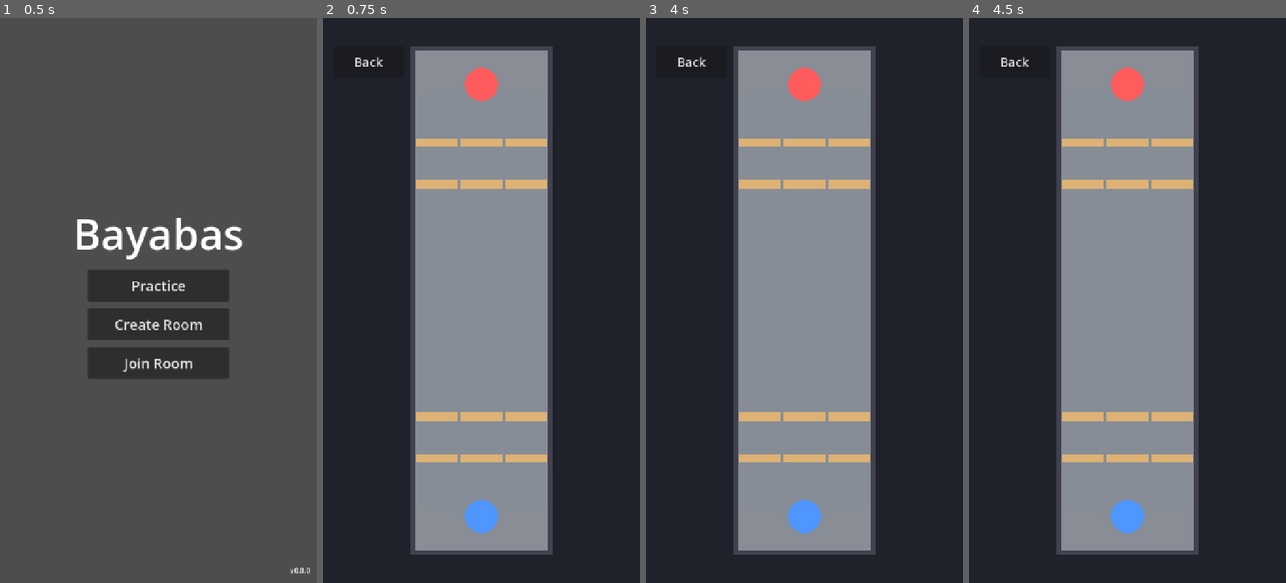
Above: before the commit, frames 1-4 (left to right).
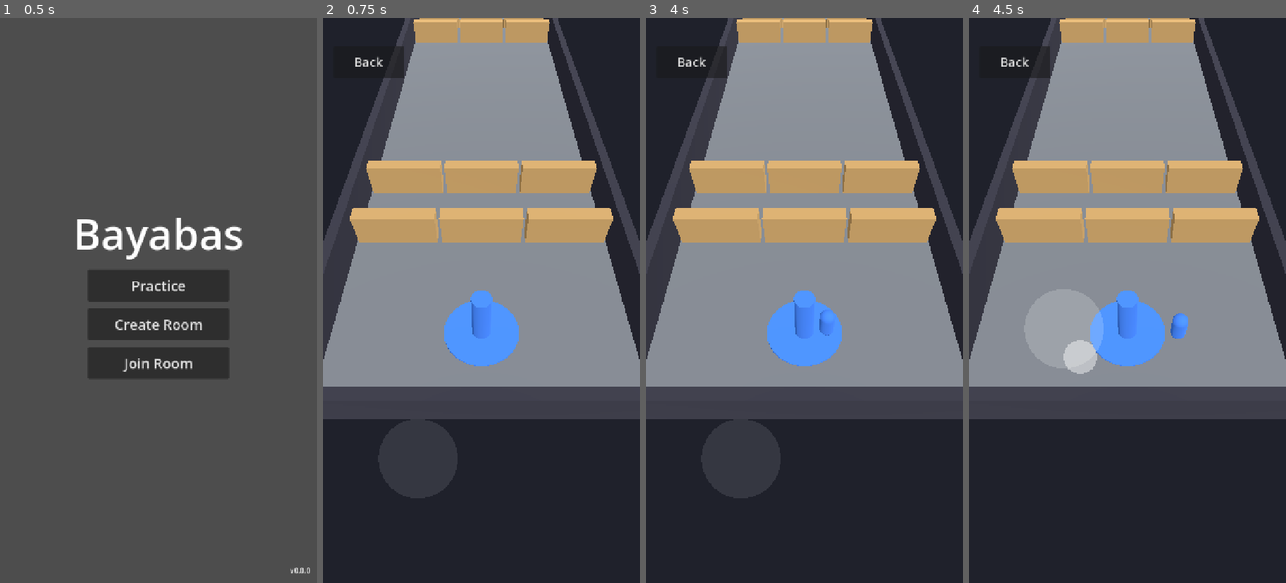
Above: after the commit, the same moments.

Repository: earl-gh/bayabas
Game: Godot game, scene res://scenes/ui/title_screen.tscn
The game is run twice, just before and just after one commit, with the same random seed, the same clock (stepped at 60 frames per second) and the same inputs.
Inputs (mouse positions are in pixels of both pictures, inside the frame that each line leads up to):
- Up to frame 1 (0.5 s): no input
- Up to frame 2 (0.75 s): click "Practice" at 0.5 s
- Up to frame 3 (4 s): click "Back" at 1.25 s; click "Create Room" at 2 s; click "Join Room" at 2.75 s; move the mouse to (874, 272) at 3.52 s; hold D from 3.53 s (still down); hold Shift from 3.53 s (still down); click (874, 272) at 3.67 s
- Up to frame 4 (4.5 s): release D at 4.25 s; release Shift at 4.25 s; drag from (1064, 328) to (1111, 413) at 4.27 s

Frame 1 is identical in both runs. In frame 2, 49% of the frame differs, in the area x 0-100%, y 0-95%; in frame 3, 49%; in frame 4, 50%.

Commit message:
feat(practice): offline practice scene with follow camera, on-screen joystick and WASD
Co-Authored-By: Claude Sonnet 5.5 <noreply@anthropic.com>
Claude-Session: https://claude.ai/code/session_01Vpde5vHZTWw1h4wGUTJzwu

Diff:
--- /dev/null
+++ b/data/rules/camera_rules.tres
@@ -0,0 +1,10 @@
+[gd_resource type="Resource" script_class="CameraRules" load_steps=2 format=3]
+
+[ext_resource type="Script" path="res://scripts/view/camera_rules.gd" id="1_camera"]
+
+[resource]
+script = ExtResource("1_camera")
+pitch_degrees = 55.0
+hfov_degrees = 50.0
+lane_margin = 2.0
+end_clamp = 6.0
--- /dev/null
+++ b/scenes/match/practice.tscn
@@ -0,0 +1,39 @@
+[gd_scene load_steps=8 format=3]
+
+[ext_resource type="Script" path="res://scripts/view/practice_match.gd" id="1_practice"]
+[ext_resource type="PackedScene" path="res://scenes/map/greybox_map.tscn" id="2_map"]
+[ext_resource type="Resource" path="res://data/rules/game_rules.tres" id="3_rules"]
+[ext_resource type="Resource" path="res://data/rules/map_layout.tres" id="4_layout"]
+[ext_resource type="Resource" path="res://data/rules/camera_rules.tres" id="5_camera_rules"]
+[ext_resource type="Script" path="res://scripts/view/follow_camera.gd" id="6_follow"]
+[ext_resource type="Script" path="res://scripts/ui/virtual_joystick.gd" id="7_stick"]
+
+[node name="Practice" type="Node3D"]
+script = ExtResource("1_practice")
+rules = ExtResource("3_rules")
+layout = ExtResource("4_layout")
+
+[node name="Map" parent="." instance=ExtResource("2_map")]
+show_overview_camera = false
+
+[node name="Actors" type="Node3D" parent="."]
+unique_name_in_owner = true
+
+[node name="FollowCamera" type="Camera3D" parent="."]
+unique_name_in_owner = true
+current = true
+script = ExtResource("6_follow")
+rules = ExtResource("5_camera_rules")
+layout = ExtResource("4_layout")
+
+[node name="Controls" type="CanvasLayer" parent="."]
+
+[node name="Joystick" type="Control" parent="Controls"]
+unique_name_in_owner = true
+layout_mode = 3
+anchors_preset = -1
+anchor_top = 0.45
+anchor_right = 0.6
+anchor_bottom = 1.0
+mouse_filter = 2
+script = ExtResource("7_stick")
--- /dev/null
+++ b/scripts/input/local_input.gd
@@ -0,0 +1,28 @@
+class_name LocalInput
+extends RefCounted
+## Turns local devices (keyboard, on-screen stick) into movement for PlayerInput.
+
+
+## WASD / arrow keys. Up is -1 on Y (screen up = toward the enemy base).
+static func keyboard_vector() -> Vector2:
+	var x: float = 0.0
+	var y: float = 0.0
+	if Input.is_physical_key_pressed(KEY_A) or Input.is_physical_key_pressed(KEY_LEFT):
+		x -= 1.0
+	if Input.is_physical_key_pressed(KEY_D) or Input.is_physical_key_pressed(KEY_RIGHT):
+		x += 1.0
+	if Input.is_physical_key_pressed(KEY_W) or Input.is_physical_key_pressed(KEY_UP):
+		y -= 1.0
+	if Input.is_physical_key_pressed(KEY_S) or Input.is_physical_key_pressed(KEY_DOWN):
+		y += 1.0
+	return Vector2(x, y).limit_length(1.0)
+
+
+static func combine(a: Vector2, b: Vector2) -> Vector2:
+	return (a + b).limit_length(1.0)
+
+
+## Screen-relative stick to world movement. The other team's camera is rotated
+## 180 degrees, so their stick is rotated back.
+static func to_world(stick: Vector2, flip: bool) -> Vector2:
+	return -stick if flip else stick
--- a/scripts/ui/title_screen.gd
+++ b/scripts/ui/title_screen.gd
@@ -1,6 +1,6 @@
 class_name TitleScreen
 extends Control
-## Title screen. Practice opens the greybox map for now; room buttons are stubs.
+## Title screen. Practice opens the offline practice match; room buttons are stubs.
 
 @onready var _version_label: Label = %VersionLabel
 @onready var _status_label: Label = %StatusLabel
@@ -17,7 +17,7 @@
 
 
 func _on_practice_pressed() -> void:
-	get_tree().change_scene_to_file("res://scenes/map/greybox_map.tscn")
+	get_tree().change_scene_to_file("res://scenes/match/practice.tscn")
 
 
 func _on_stub_pressed(label: String) -> void:
--- /dev/null
+++ b/scripts/ui/virtual_joystick.gd
@@ -0,0 +1,94 @@
+class_name VirtualJoystick
+extends Control
+## Floating on-screen joystick. Put it over the area it should listen in; the
+## stick appears where the finger lands. Handles real touches (multi-touch safe)
+## and the real mouse; ignores mouse events emulated from touch.
+
+signal changed(value: Vector2)
+
+const MAX_RADIUS: float = 90.0
+const DEADZONE: float = 0.1
+const THUMB_RADIUS: float = 38.0
+const NO_POINTER: int = -1
+const MOUSE_POINTER: int = -2
+const BASE_COLOR: Color = Color(1.0, 1.0, 1.0, 0.18)
+const THUMB_COLOR: Color = Color(1.0, 1.0, 1.0, 0.45)
+const HINT_COLOR: Color = Color(1.0, 1.0, 1.0, 0.1)
+
+var value: Vector2 = Vector2.ZERO
+
+var _pointer: int = NO_POINTER
+var _origin: Vector2 = Vector2.ZERO
+var _thumb: Vector2 = Vector2.ZERO
+
+
+## Offset from the stick origin to a normalized stick vector (length <= 1, with deadzone).
+static func stick_from_offset(offset: Vector2, radius: float, deadzone: float) -> Vector2:
+	var stick: Vector2 = (offset / radius).limit_length(1.0)
+	if stick.length() < deadzone:
+		return Vector2.ZERO
+	return stick
+
+
+func _input(event: InputEvent) -> void:
+	if event is InputEventScreenTouch:
+		var touch: InputEventScreenTouch = event as InputEventScreenTouch
+		if touch.pressed:
+			if _pointer == NO_POINTER and _in_zone(touch.position):
+				_begin(touch.index, touch.position)
+		elif touch.index == _pointer:
+			_end()
+	elif event is InputEventScreenDrag:
+		var drag: InputEventScreenDrag = event as InputEventScreenDrag
+		if drag.index == _pointer:
+			_update(drag.position)
+	elif event is InputEventMouseButton:
+		var click: InputEventMouseButton = event as InputEventMouseButton
+		if click.device == InputEvent.DEVICE_ID_EMULATION or click.button_index != MOUSE_BUTTON_LEFT:
+			return
+		if click.pressed:
+			if _pointer == NO_POINTER and _in_zone(click.position):
+				_begin(MOUSE_POINTER, click.position)
+		elif _pointer == MOUSE_POINTER:
+			_end()
+	elif event is InputEventMouseMotion:
+		var motion: InputEventMouseMotion = event as InputEventMouseMotion
+		if motion.device != InputEvent.DEVICE_ID_EMULATION and _pointer == MOUSE_POINTER:
+			_update(motion.position)
+
+
+func _draw() -> void:
+	if _pointer == NO_POINTER:
+		draw_circle(Vector2(size.x / 2.0, size.y * 0.6), MAX_RADIUS, HINT_COLOR)
+		return
+	draw_circle(_origin, MAX_RADIUS, BASE_COLOR)
+	draw_circle(_thumb, THUMB_RADIUS, THUMB_COLOR)
+
+
+func _to_local(viewport_position: Vector2) -> Vector2:
+	return get_global_transform_with_canvas().affine_inverse() * viewport_position
+
+
+func _in_zone(viewport_position: Vector2) -> bool:
+	return Rect2(Vector2.ZERO, size).has_point(_to_local(viewport_position))
+
+
+func _begin(pointer: int, viewport_position: Vector2) -> void:
+	_pointer = pointer
+	_origin = _to_local(viewport_position)
+	_update(viewport_position)
+
+
+func _update(viewport_position: Vector2) -> void:
+	var offset: Vector2 = _to_local(viewport_position) - _origin
+	value = stick_from_offset(offset, MAX_RADIUS, DEADZONE)
+	_thumb = _origin + offset.limit_length(MAX_RADIUS)
+	changed.emit(value)
+	queue_redraw()
+
+
+func _end() -> void:
+	_pointer = NO_POINTER
+	value = Vector2.ZERO
+	changed.emit(value)
+	queue_redraw()
--- /dev/null
+++ b/scripts/view/camera_rules.gd
@@ -0,0 +1,39 @@
+class_name CameraRules
+extends Resource
+## Follow-camera framing for the portrait game. Pure math on top of data from
+## data/rules/camera_rules.tres.
+##
+## The camera looks down the lane at `pitch_degrees`. FOV is horizontal
+## (keep-width) so the full lane width always fits the portrait screen.
+
+@export var pitch_degrees: float = 0.0
+@export var hfov_degrees: float = 0.0
+## Extra visible width (m) beyond the lane so the side walls are not clipped.
+@export var lane_margin: float = 0.0
+## Camera target stops this far from each lane end (m), so the view never runs off the map.
+@export var end_clamp: float = 0.0
+
+
+## Distance from the target so the lane (plus margin) exactly fills the screen width.
+func distance(lane_width: float) -> float:
+	return (lane_width + lane_margin) / 2.0 / tan(deg_to_rad(hfov_degrees / 2.0))
+
+
+## Camera position relative to the target. Own side (+Z, no flip) looks toward -Z,
+## so the camera sits behind on the +Z side; the other team is mirrored.
+func camera_offset(camera_distance: float, flip: bool) -> Vector3:
+	var pitch: float = deg_to_rad(pitch_degrees)
+	var back: float = camera_distance * cos(pitch)
+	if flip:
+		back = -back
+	return Vector3(0.0, camera_distance * sin(pitch), back)
+
+
+func yaw_degrees(flip: bool) -> float:
+	return 180.0 if flip else 0.0
+
+
+## The lane is centered on screen: only the Z position is followed, clamped near the ends.
+func clamp_target(world_pos: Vector2, layout: MapLayout) -> Vector2:
+	var limit: float = layout.lane_length / 2.0 - end_clamp
+	return Vector2(0.0, clampf(world_pos.y, -limit, limit))
--- /dev/null
+++ b/scripts/view/follow_camera.gd
@@ -0,0 +1,21 @@
+class_name FollowCamera
+extends Camera3D
+## Team-relative follow camera for the portrait lane. Own base is always at the
+## bottom of the screen; the other team's view is rotated 180 degrees.
+
+@export var rules: CameraRules
+@export var layout: MapLayout
+
+
+func _ready() -> void:
+	projection = Camera3D.PROJECTION_PERSPECTIVE
+	keep_aspect = Camera3D.KEEP_WIDTH
+	fov = rules.hfov_degrees
+	environment = GreyboxMap.make_environment()
+
+
+func follow(world_pos: Vector2, flip: bool) -> void:
+	var target: Vector2 = rules.clamp_target(world_pos, layout)
+	var camera_distance: float = rules.distance(layout.lane_width)
+	position = Vector3(target.x, 0.0, target.y) + rules.camera_offset(camera_distance, flip)
+	rotation_degrees = Vector3(-rules.pitch_degrees, rules.yaw_degrees(flip), 0.0)
--- a/scripts/view/greybox_map.gd
+++ b/scripts/view/greybox_map.gd
@@ -18,6 +18,8 @@
 const GROUND_HEIGHT: float = 0.1
 
 @export var layout: MapLayout
+## Off when a match scene supplies its own (follow) camera.
+@export var show_overview_camera: bool = true
 
 @onready var _geometry: Node3D = %Geometry
 @onready var _camera: Camera3D = %Camera
@@ -27,7 +29,8 @@
 
 func _ready() -> void:
 	_build_map()
-	_setup_camera()
+	if show_overview_camera:
+		_setup_camera()
 	_sun.rotation_degrees = Vector3(-60.0, 30.0, 0.0)
 	_back_button.pressed.connect(_on_back_pressed)
 
@@ -52,13 +55,18 @@
 	_camera.size = layout.overview_size
 	_camera.rotation_degrees = Vector3(-90.0, 0.0, 0.0)
 	_camera.position = Vector3(0.0, layout.overview_height, 0.0)
+	_camera.environment = make_environment()
+
+
+## Shared flat background + ambient light for every camera that views the map.
+static func make_environment() -> Environment:
 	var env: Environment = Environment.new()
 	env.background_mode = Environment.BG_COLOR
 	env.background_color = BACKGROUND_COLOR
 	env.ambient_light_source = Environment.AMBIENT_SOURCE_COLOR
 	env.ambient_light_color = Color.WHITE
 	env.ambient_light_energy = 0.5
-	_camera.environment = env
+	return env
 
 
 func _add_rect(rect: Rect2, height: float, color: Color) -> void:
--- /dev/null
+++ b/scripts/view/practice_match.gd
@@ -0,0 +1,79 @@
+class_name PracticeMatch
+extends Node3D
+## Offline practice match: runs a local MatchSim, draws it, and feeds it input.
+## Reads sim state only; all rules live in scripts/sim/.
+
+const LOCAL_ID: int = 1
+const LOCAL_TEAM: int = 0
+const MAX_STEPS_PER_FRAME: int = 8
+const PLAYER_HEIGHT: float = 1.8
+
+@export var rules: GameRules
+@export var layout: MapLayout
+
+var sim: MatchSim
+
+var _accumulator: float = 0.0
+var _stick: Vector2 = Vector2.ZERO
+var _player_view: MeshInstance3D
+
+@onready var _camera: FollowCamera = %FollowCamera
+@onready var _joystick: VirtualJoystick = %Joystick
+@onready var _actors: Node3D = %Actors
+
+
+func _ready() -> void:
+	sim = MatchSim.new(rules, layout, Time.get_ticks_usec())
+	sim.add_player(LOCAL_ID, LOCAL_TEAM)
+	_player_view = _make_player_view()
+	_actors.add_child(_player_view)
+	_joystick.changed.connect(set_stick)
+	_sync_views()
+
+
+func _process(delta: float) -> void:
+	advance(delta)
+
+
+func set_stick(value: Vector2) -> void:
+	_stick = value
+
+
+## Runs as many fixed sim ticks as `delta` allows, then updates the visuals.
+func advance(delta: float) -> void:
+	_accumulator += delta
+	var dt: float = rules.tick_dt()
+	var steps: int = 0
+	while _accumulator >= dt and steps < MAX_STEPS_PER_FRAME:
+		_step_once(dt)
+		_accumulator -= dt
+		steps += 1
+	if steps == MAX_STEPS_PER_FRAME:
+		_accumulator = 0.0
+	_sync_views()
+
+
+func _step_once(dt: float) -> void:
+	var flip: bool = sim.players[LOCAL_ID].team != 0
+	var stick: Vector2 = LocalInput.combine(_stick, LocalInput.keyboard_vector())
+	var world_move: Vector2 = LocalInput.to_world(stick, flip)
+	sim.set_input(LOCAL_ID, PlayerInput.create(world_move, Vector2.ZERO, 0, sim.tick))
+	sim.step(dt)
+
+
+func _sync_views() -> void:
+	var player: PlayerState = sim.players[LOCAL_ID]
+	_player_view.position = Vector3(player.position.x, PLAYER_HEIGHT / 2.0, player.position.y)
+	_camera.follow(player.position, player.team != 0)
+
+
+func _make_player_view() -> MeshInstance3D:
+	var mesh: CapsuleMesh = CapsuleMesh.new()
+	mesh.radius = rules.player_radius
+	mesh.height = PLAYER_HEIGHT
+	var material: StandardMaterial3D = StandardMaterial3D.new()
+	material.albedo_color = GreyboxMap.OWN_COLOR
+	mesh.material = material
+	var view: MeshInstance3D = MeshInstance3D.new()
+	view.mesh = mesh
+	return view
--- /dev/null
+++ b/tests/unit/test_camera_rules.gd
@@ -0,0 +1,44 @@
+extends GutTest
+
+const CAMERA: CameraRules = preload("res://data/rules/camera_rules.tres")
+const LAYOUT: MapLayout = preload("res://data/rules/map_layout.tres")
+
+
+func test_camera_numbers_come_from_data() -> void:
+	assert_eq(CAMERA.pitch_degrees, 55.0)
+	assert_eq(CAMERA.hfov_degrees, 50.0)
+	assert_eq(CAMERA.lane_margin, 2.0)
+	assert_eq(CAMERA.end_clamp, 6.0)
+
+
+func test_distance_fits_lane_plus_margin_to_screen_width() -> void:
+	var distance: float = CAMERA.distance(LAYOUT.lane_width)
+	# visible width at the target = 2 * d * tan(hfov / 2) = lane + margin
+	var visible_width: float = 2.0 * distance * tan(deg_to_rad(CAMERA.hfov_degrees / 2.0))
+	assert_almost_eq(visible_width, LAYOUT.lane_width + CAMERA.lane_margin, 0.001)
+	assert_almost_eq(distance, 19.3, 0.05)
+
+
+func test_offset_sits_behind_and_above_the_target() -> void:
+	var offset: Vector3 = CAMERA.camera_offset(20.0, false)
+	assert_almost_eq(offset.y, 20.0 * sin(deg_to_rad(55.0)), 0.001)
+	assert_almost_eq(offset.z, 20.0 * cos(deg_to_rad(55.0)), 0.001)
+	assert_gt(offset.y, 0.0)
+	assert_gt(offset.z, 0.0, "own side: camera behind on +Z, looking toward -Z")
+	assert_eq(offset.x, 0.0)
+
+
+func test_other_team_view_is_mirrored() -> void:
+	var own: Vector3 = CAMERA.camera_offset(20.0, false)
+	var other: Vector3 = CAMERA.camera_offset(20.0, true)
+	assert_almost_eq(other.z, -own.z, 0.0001)
+	assert_almost_eq(other.y, own.y, 0.0001)
+	assert_eq(CAMERA.yaw_degrees(false), 0.0)
+	assert_eq(CAMERA.yaw_degrees(true), 180.0)
+
+
+func test_target_is_centered_and_clamped_near_the_ends() -> void:
+	var limit: float = LAYOUT.lane_length / 2.0 - CAMERA.end_clamp
+	assert_eq(CAMERA.clamp_target(Vector2(5.0, 10.0), LAYOUT), Vector2(0.0, 10.0))
+	assert_eq(CAMERA.clamp_target(Vector2(0.0, 29.0), LAYOUT), Vector2(0.0, limit))
+	assert_eq(CAMERA.clamp_target(Vector2(0.0, -29.0), LAYOUT), Vector2(0.0, -limit))
--- /dev/null
+++ b/tests/unit/test_local_input.gd
@@ -0,0 +1,26 @@
+extends GutTest
+
+
+func test_combine_caps_length_at_one() -> void:
+	assert_eq(LocalInput.combine(Vector2(1.0, 0.0), Vector2(1.0, 0.0)), Vector2(1.0, 0.0))
+	assert_almost_eq(LocalInput.combine(Vector2(1.0, 0.0), Vector2(0.0, -1.0)).length(), 1.0, 0.0001)
+	assert_eq(LocalInput.combine(Vector2(0.2, 0.0), Vector2.ZERO), Vector2(0.2, 0.0))
+
+
+func test_other_team_stick_is_rotated_back() -> void:
+	assert_eq(LocalInput.to_world(Vector2(0.5, -1.0), false), Vector2(0.5, -1.0))
+	assert_eq(LocalInput.to_world(Vector2(0.5, -1.0), true), Vector2(-0.5, 1.0))
+
+
+func test_keyboard_vector_is_zero_without_keys() -> void:
+	assert_eq(LocalInput.keyboard_vector(), Vector2.ZERO)
+
+
+func test_stick_from_offset_scales_and_caps() -> void:
+	assert_eq(VirtualJoystick.stick_from_offset(Vector2(45.0, 0.0), 90.0, 0.1), Vector2(0.5, 0.0))
+	assert_eq(VirtualJoystick.stick_from_offset(Vector2(0.0, -300.0), 90.0, 0.1), Vector2(0.0, -1.0))
+
+
+func test_stick_deadzone() -> void:
+	assert_eq(VirtualJoystick.stick_from_offset(Vector2(5.0, 0.0), 90.0, 0.1), Vector2.ZERO)
+	assert_eq(VirtualJoystick.stick_from_offset(Vector2.ZERO, 90.0, 0.1), Vector2.ZERO)
--- /dev/null
+++ b/tests/unit/test_practice_match.gd
@@ -0,0 +1,56 @@
+extends GutTest
+
+const PRACTICE_SCENE: PackedScene = preload("res://scenes/match/practice.tscn")
+const CAMERA: CameraRules = preload("res://data/rules/camera_rules.tres")
+const LAYOUT: MapLayout = preload("res://data/rules/map_layout.tres")
+const DT: float = 1.0 / 30.0
+
+
+func _practice() -> PracticeMatch:
+	var practice: PracticeMatch = autofree(PRACTICE_SCENE.instantiate()) as PracticeMatch
+	add_child(practice)
+	return practice
+
+
+func test_local_player_starts_at_own_base_seen_from_behind() -> void:
+	var practice: PracticeMatch = _practice()
+	var player: PlayerState = practice.sim.players[PracticeMatch.LOCAL_ID]
+	assert_eq(player.position, LAYOUT.base_center(MapLayout.SIDE_OWN))
+	var camera: Camera3D = practice.get_node("%FollowCamera") as Camera3D
+	assert_gt(camera.position.z, player.position.y - 0.001, "camera is behind the player (+Z side)")
+	assert_eq(camera.rotation_degrees.y, 0.0)
+
+
+func test_stick_moves_the_player_and_the_camera_follows() -> void:
+	var practice: PracticeMatch = _practice()
+	var start_z: float = practice.sim.players[PracticeMatch.LOCAL_ID].position.y
+	practice.set_stick(Vector2(0.0, -1.0))
+	for i: int in 30:
+		practice.advance(DT)
+	var player: PlayerState = practice.sim.players[PracticeMatch.LOCAL_ID]
+	assert_almost_eq(player.position.y, start_z - 5.0, 0.05)
+	var capsule: Node3D = practice.get_node("%Actors").get_child(0) as Node3D
+	assert_almost_eq(capsule.position.x, player.position.x, 0.0001)
+	assert_almost_eq(capsule.position.z, player.position.y, 0.0001)
+	var camera: Camera3D = practice.get_node("%FollowCamera") as Camera3D
+	var target: Vector2 = CAMERA.clamp_target(player.position, LAYOUT)
+	var offset: Vector3 = CAMERA.camera_offset(CAMERA.distance(LAYOUT.lane_width), false)
+	assert_almost_eq(camera.position.z, target.y + offset.z, 0.01)
+	assert_almost_eq(camera.position.y, offset.y, 0.01)
+
+
+func test_releasing_the_stick_stops_the_player() -> void:
+	var practice: PracticeMatch = _practice()
+	practice.set_stick(Vector2(0.0, -1.0))
+	practice.advance(DT)
+	practice.set_stick(Vector2.ZERO)
+	var before: Vector2 = practice.sim.players[PracticeMatch.LOCAL_ID].position
+	for i: int in 10:
+		practice.advance(DT)
+	assert_eq(practice.sim.players[PracticeMatch.LOCAL_ID].position, before)
+
+
+func test_long_frames_are_capped_not_spiralling() -> void:
+	var practice: PracticeMatch = _practice()
+	practice.advance(10.0)
+	assert_eq(practice.sim.tick, PracticeMatch.MAX_STEPS_PER_FRAME)
Not shown, changed: docs/GDD.md
